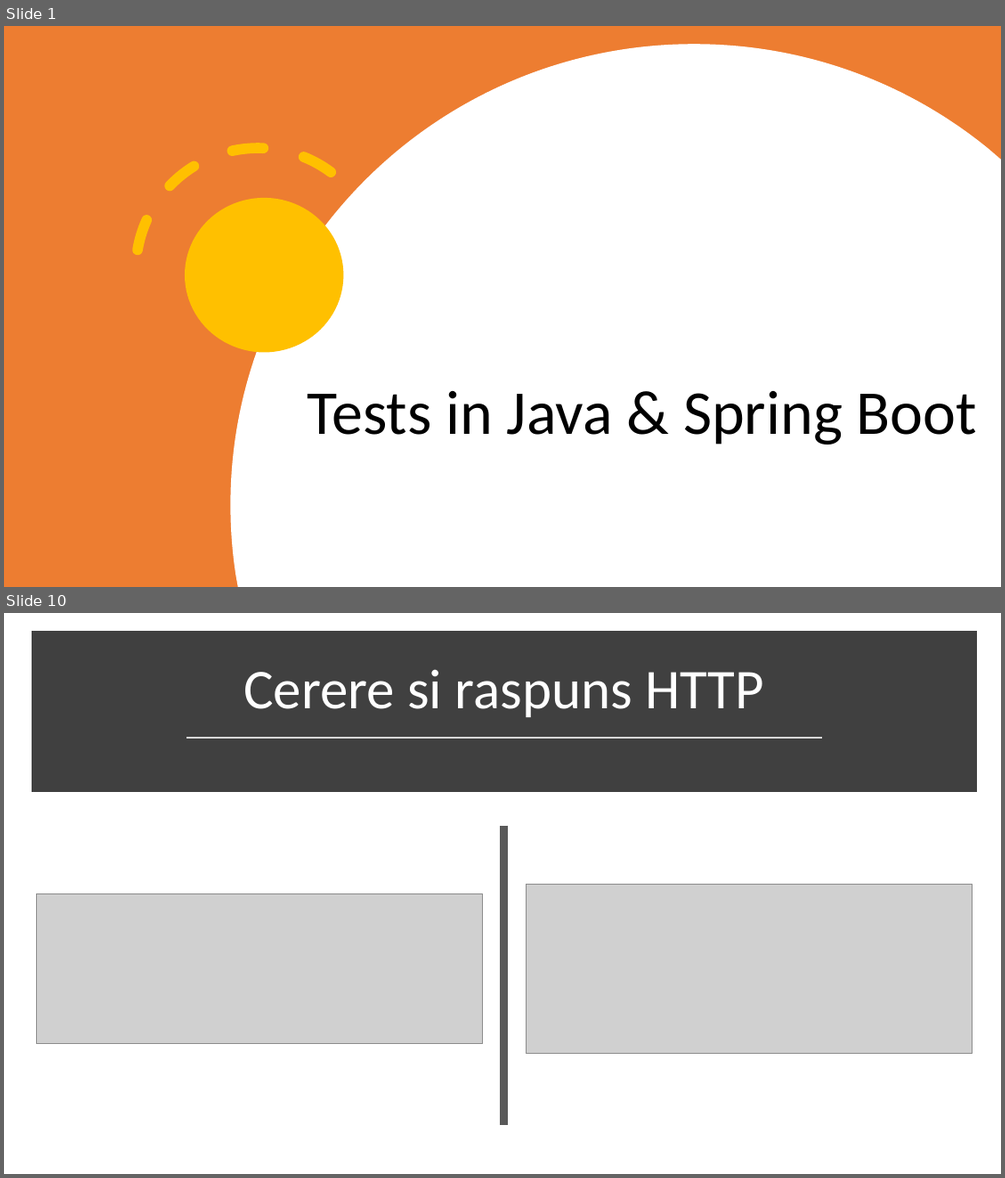
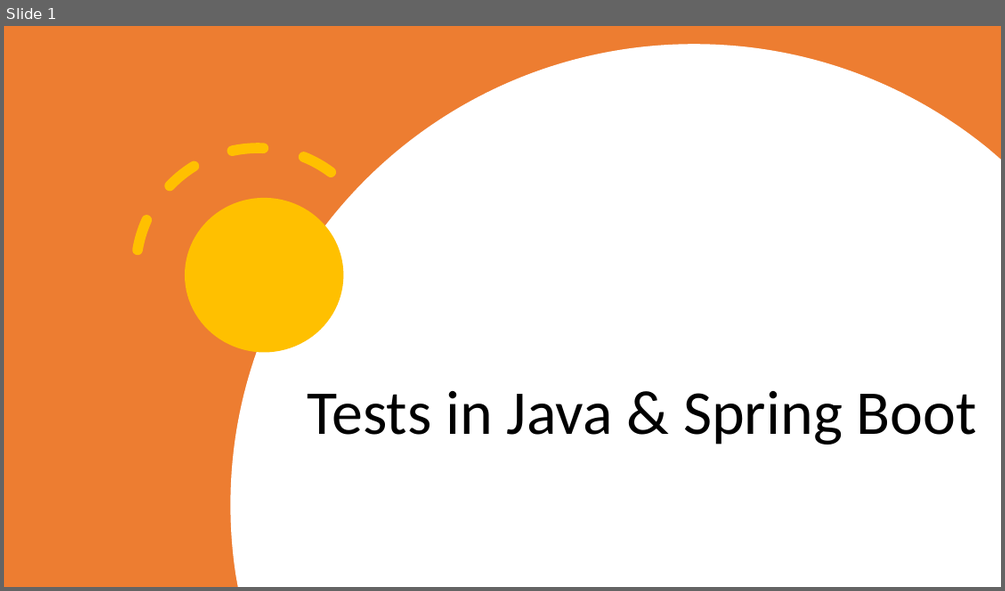
Before and after one commit to SergiuBabin/Personal_Workshops, a slide deck: Testing in Java (Spring Boot + Junit5 + Mockito)/HTTP & HTTPS.pptx. Shown one above the other, each under a label of ours: slides 1 and 10 before the commit, slide 1 after it; the slides between them are not shown. The pictures are 1005x1178 and 1005x591 pixels, drawn with LibreOffice and Linux fonts; fonts in the diff are those of the drawing; grey boxes stand for pictures. Boxes give left, top, right and bottom in pixels: in the first picture for what was removed or moved away, otherwise in the second. Text is boxed around its words. In the diff, an @@ line names an element or a change of style, - is before the commit and + after.

```diff
--- a/Testing in Java (Spring Boot + Junit5 + Mockito)/HTTP & HTTPS.pptx
+++ b/Testing in Java (Spring Boot + Junit5 + Mockito)/HTTP & HTTPS.pptx
@@ slide 10 removed at [4, 613, 1001, 1174], background #FFFFFF @@
@@ rectangle removed at [36, 636, 971, 787] @@
@@ title removed at [243, 669, 764, 717] @@
-Cerere si raspuns HTTP
@@ line removed from (186, 737) to (822, 737) @@
@@ line removed from (504, 826) to (504, 1125) @@
@@ picture removed at [36, 893, 483, 1044] @@
@@ picture removed at [526, 884, 972, 1053] @@
```
Also in this commit, not shown: 1 slide changed, 7 slides added, 9 other slides removed, 3 other files.
